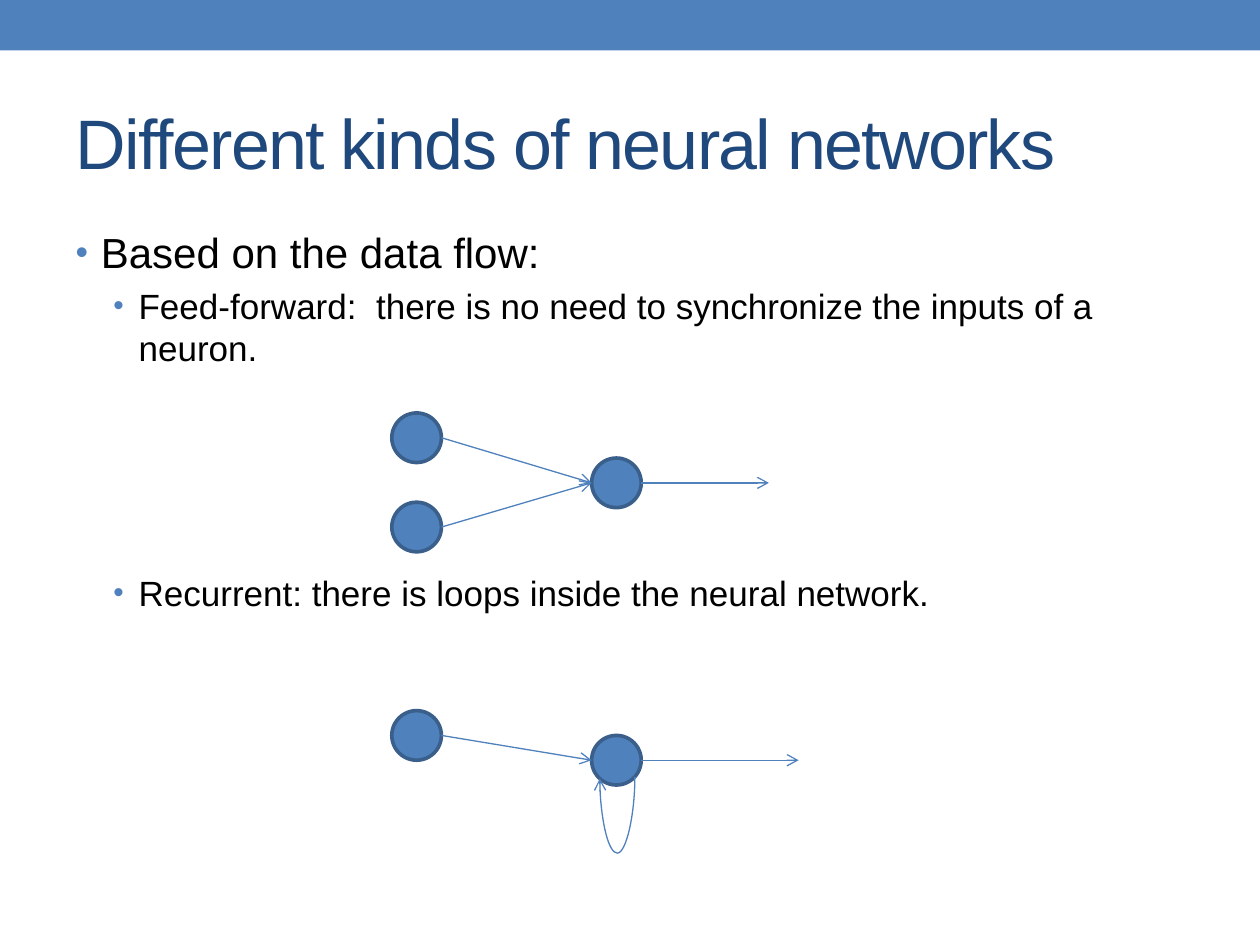
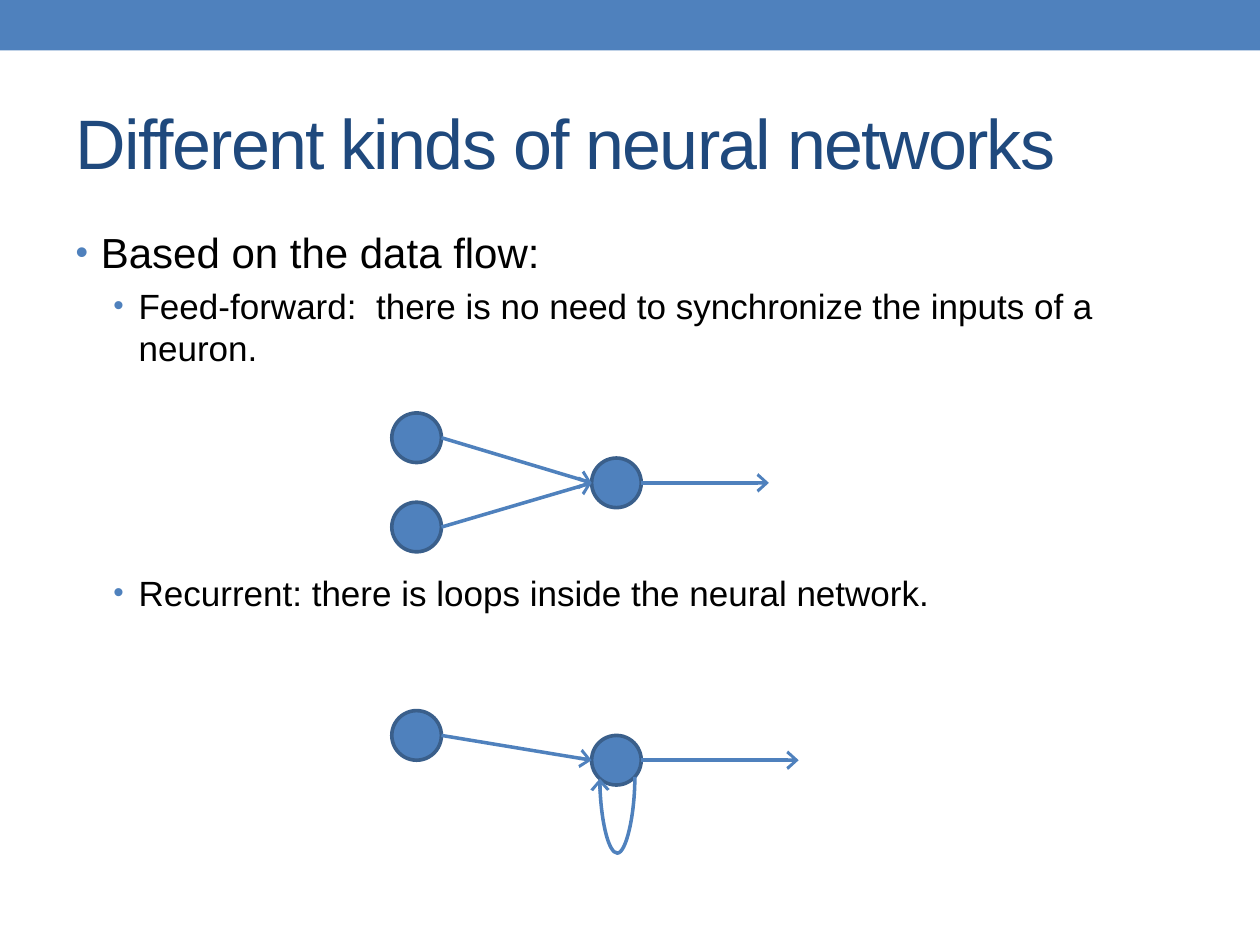
Before and after one commit to alessandrofrancesconi/carwin, a slide deck: slide 11 of presentation.pptx. Drawn at 1260x945 pixels with LibreOffice and Linux fonts; fonts in the diff are those of the drawing. Boxes give left, top, right and bottom in pixels: in the first picture for what was removed or moved away, otherwise in the second. Text is boxed around its words. In the diff, an @@ line names an element or a change of style, - is before the commit and + after.

```diff
--- a/presentation.pptx
+++ b/presentation.pptx
@@ arrow (441, 437) - (592, 483): stroke #4F81BD 0.75 pt to #4F81BD 2 pt @@
@@ arrow (441, 527) - (592, 483): stroke #4F81BD 0.75 pt to #4F81BD 2 pt @@
@@ arrow (641, 483) - (769, 483): stroke #4F81BD 0.75 pt to #4F81BD 2 pt @@
@@ arrow (441, 736) - (592, 760): stroke #4F81BD 0.75 pt to #4F81BD 2 pt @@
@@ curved arrow (635, 777) - (600, 779): stroke #4F81BD 0.75 pt to #4F81BD 2 pt @@
@@ arrow (641, 760) - (799, 760): stroke #4F81BD 0.75 pt to #4F81BD 2 pt @@
```
Also in this commit, not shown: 5 other slides changed, 10 slides added, 8 other files.
